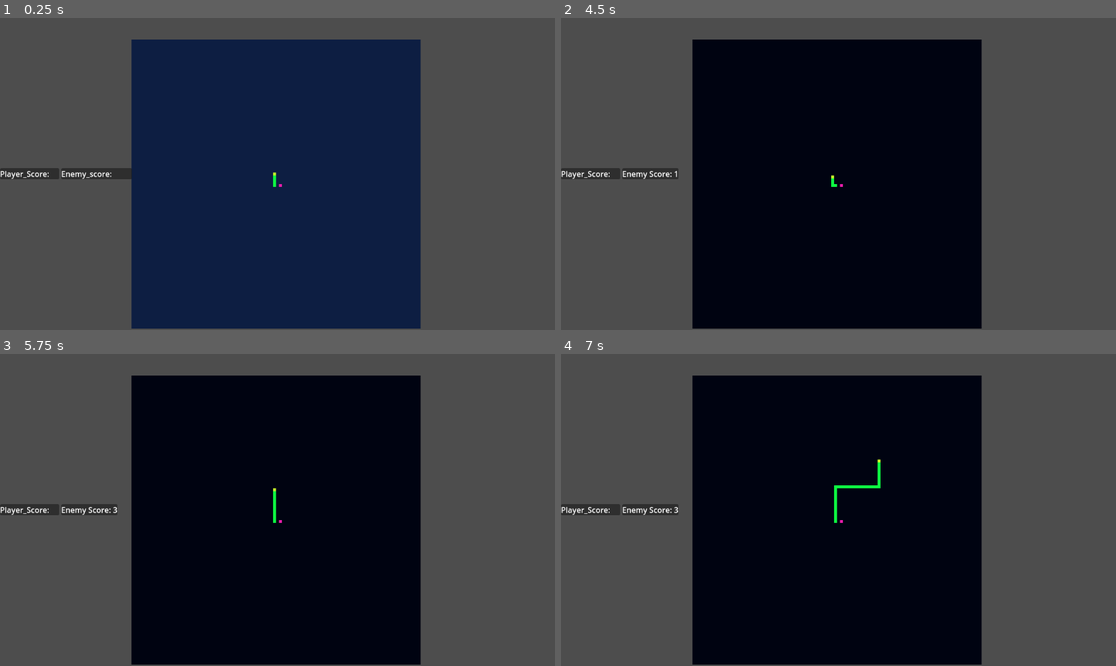
Above: before the commit, frames 1-4 (two rows, left to right).
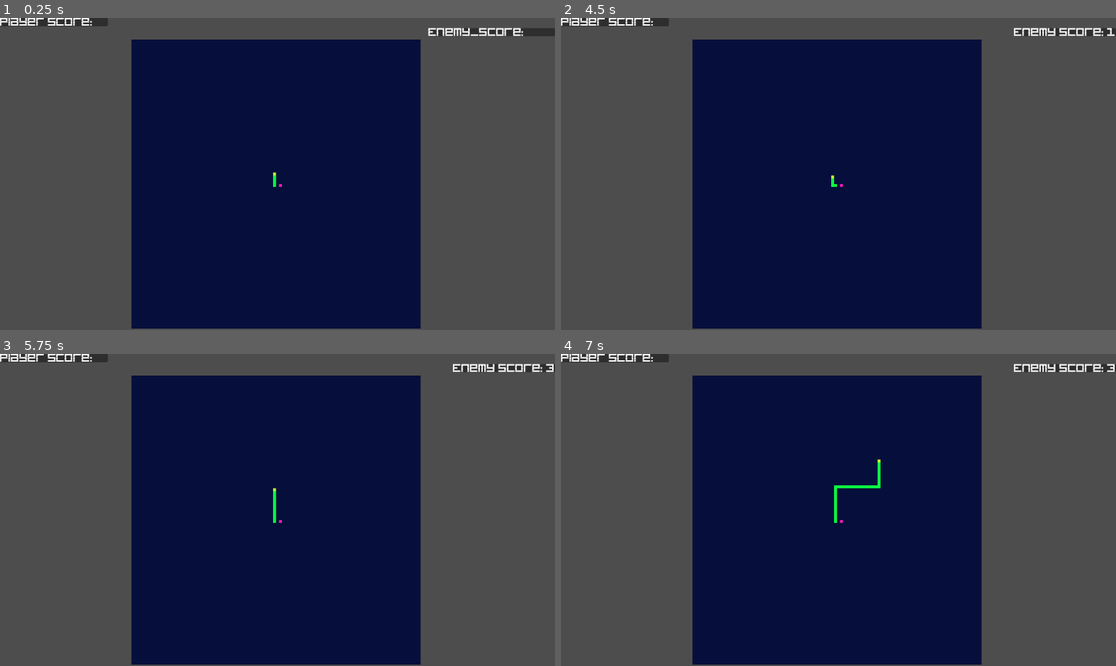
Above: after the commit, the same moments.

Repository: Principursa/2DAiGame
Game: Godot game, scene res://World.tscn
The game is run twice, just before and just after one commit, with the same random seed, the same clock (stepped at 60 frames per second) and the same inputs.
Inputs:
- Up to frame 1 (0.25 s): no input
- Up to frame 2 (4.5 s): tap Enter at 0.5, 2.75, 4.25 s; hold Right (ui_right) 0.53-1.28 s; tap Space at 1.25, 3.5 s; hold Down (ui_down) 1.28-2.03 s; hold Right (ui_right) 2.03-2.78 s; hold Up (ui_up) 2.78-3.53 s; hold Left (ui_left) from 3.53 s (still down)
- Up to frame 3 (5.75 s): release Left (ui_left) at 5.03 s; hold Down (ui_down) from 5.03 s (still down)
- Up to frame 4 (7 s): tap Space at 5.75 s; release Down (ui_down) at 5.78 s; hold Right (ui_right) 5.78-6.53 s; hold Up (ui_up) from 6.53 s (still down)

The runs differ from the first frame. In frame 1, 1.8% of the frame differs, in the area x 0-100%, y 0-52%; in frame 2, 50%, in the area x 0-100%, y 0-100%; in frame 3, 50%; in frame 4, 50%.

Commit message:
Some cosmetic changes

Diff:
--- a/UI.tscn
+++ b/UI.tscn
@@ -1,5 +1,6 @@
-[gd_scene load_steps=3 format=3 uid="uid://c1vqg2vqcwo4j"]
+[gd_scene load_steps=4 format=3 uid="uid://c1vqg2vqcwo4j"]
 
+[ext_resource type="Theme" uid="uid://bcut2g4c4fs41" path="res://UI_BASE.tres" id="1_5v0xa"]
 [ext_resource type="Script" path="res://P_Score.gd" id="1_7k7re"]
 [ext_resource type="Script" path="res://E_Score.gd" id="2_rtwm6"]
 
@@ -9,12 +10,11 @@
 
 [node name="Start_UI" type="CanvasLayer" parent="."]
 
-[node name="MarginContainer" type="HBoxContainer" parent="Start_UI"]
-anchors_preset = 15
+[node name="MarginContainer" type="VBoxContainer" parent="Start_UI"]
+anchors_preset = 10
 anchor_right = 1.0
-anchor_bottom = 1.0
+offset_bottom = 44.0
 grow_horizontal = 2
-grow_vertical = 2
 size_flags_horizontal = 4
 size_flags_vertical = 8
 
@@ -26,9 +26,9 @@
 [node name="P_Score" type="Label" parent="Start_UI/MarginContainer/PlayerPanel"]
 unique_name_in_owner = true
 layout_mode = 2
-size_flags_horizontal = 0
-size_flags_vertical = 0
-text = "Player_Score:     "
+size_flags_vertical = 8
+theme = ExtResource("1_5v0xa")
+text = "Player Score:     "
 script = ExtResource("1_7k7re")
 
 [node name="EnemyPanel" type="PanelContainer" parent="Start_UI/MarginContainer"]
@@ -39,5 +39,7 @@
 [node name="E_Score" type="Label" parent="Start_UI/MarginContainer/EnemyPanel"]
 unique_name_in_owner = true
 layout_mode = 2
+size_flags_vertical = 8
+theme = ExtResource("1_5v0xa")
 text = "Enemy_score:          "
 script = ExtResource("2_rtwm6")
--- /dev/null
+++ b/UI_BASE.tres
@@ -0,0 +1,7 @@
+[gd_resource type="Theme" load_steps=2 format=3 uid="uid://bcut2g4c4fs41"]
+
+[ext_resource type="FontFile" uid="uid://cam88f8btdbye" path="res://Fonts/digitalix.ttf" id="1_dqq88"]
+
+[resource]
+default_font = ExtResource("1_dqq88")
+/fonts/Text = ExtResource("1_dqq88")
--- a/World.gd
+++ b/World.gd
@@ -36,6 +36,7 @@
 			add_child(env_pixel)
 			env_pixel.set_position(pos)
 			environ_grid[pos] = env_pixel
+			environ_grid[pos].get_node("Pixelenviron").modulate = Color(.5,.5,.9)
 			x_pos += 1
 		x_pos = base_position.x
 		y_pos += 1
@@ -118,7 +119,7 @@
 		for y in range(height):
 			var pos = Vector2(x_pos, y_pos)
 			grid[pos] = GridState.ABSENT
-			environ_grid[pos].get_node("Pixelenviron").modulate = Color(13/255.0,30/255.0,66/255.0)
+			environ_grid[pos].get_node("Pixelenviron").modulate = Color(.5,.5,.9)
 			x_pos += 1
 		x_pos = base_position.x
 		y_pos += 1
Binary file added: Fonts/digitalix.ttf
Not shown, added: Fonts/digitalix.ttf.import
